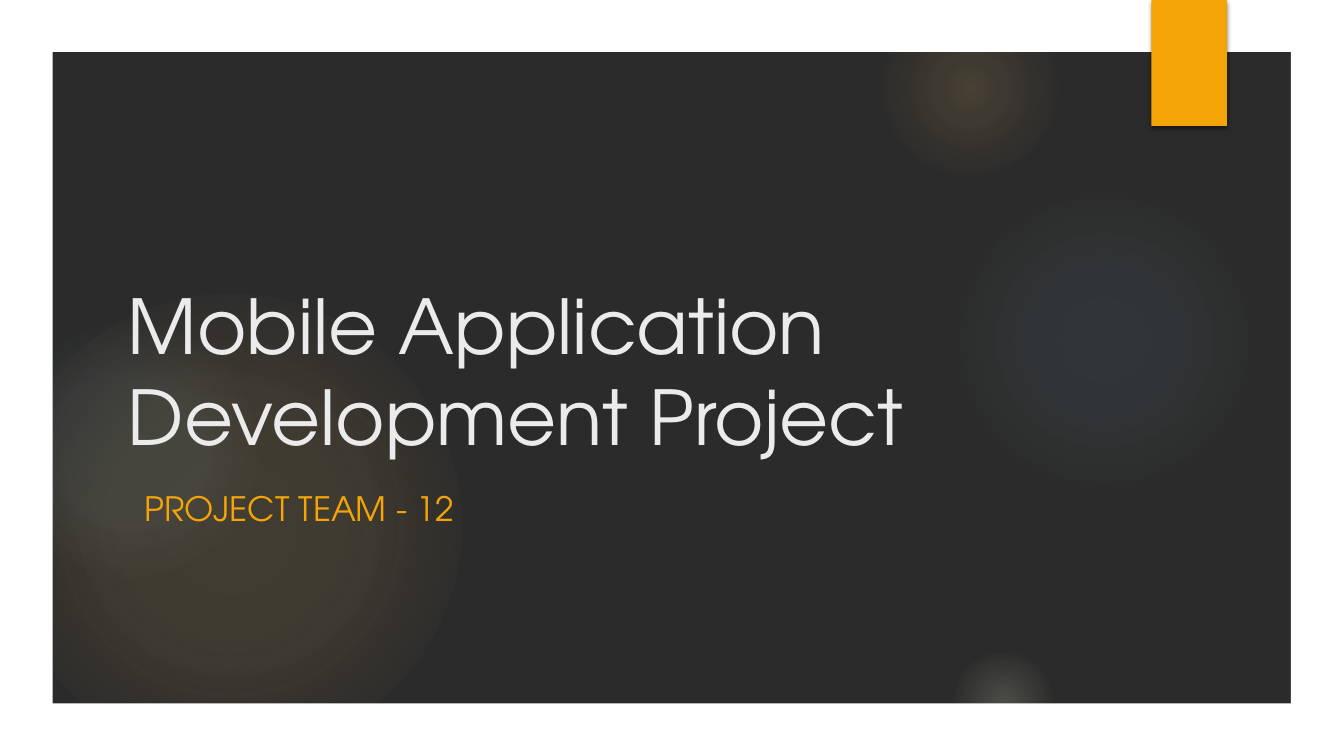
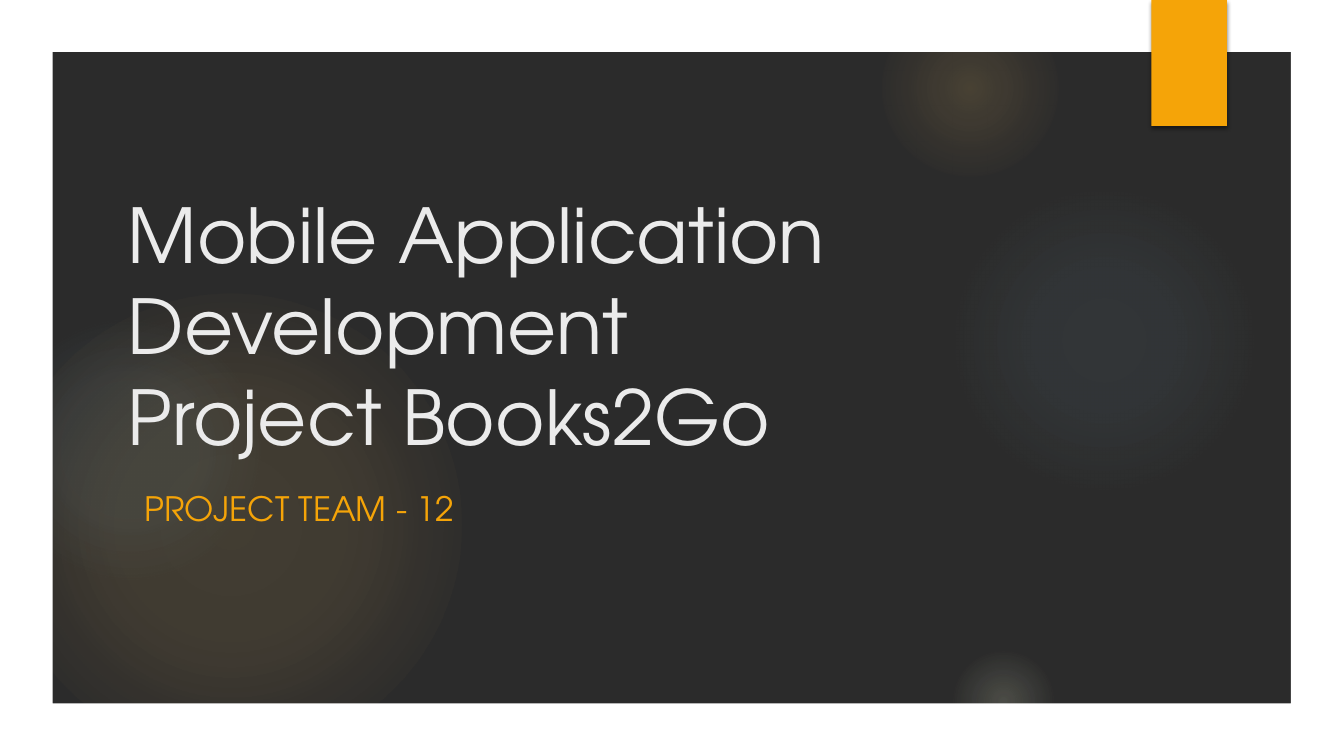
Before and after one commit to pulsarviki/books2go, a slide deck: slide 1 of Books2Go_ProjectTeam12.pptx. Drawn at 1344x756 pixels with LibreOffice and Linux fonts; fonts in the diff are those of the drawing; background and template pictures are left out; a plain dark background stands for a picture behind light text. Boxes give left, top, right and bottom in pixels: in the first picture for what was removed or moved away, otherwise in the second. Text is boxed around its words. In the diff, an @@ line names an element or a change of style, - is before the commit and + after.

Commit message:
modified ppt

```diff
--- a/Books2Go_ProjectTeam12.pptx
+++ b/Books2Go_ProjectTeam12.pptx
@@ title at <box>128,207,825,460</box>: text changed @@
-Mobile Application Development Project
+Mobile Application Development
+Project Books2Go
```
